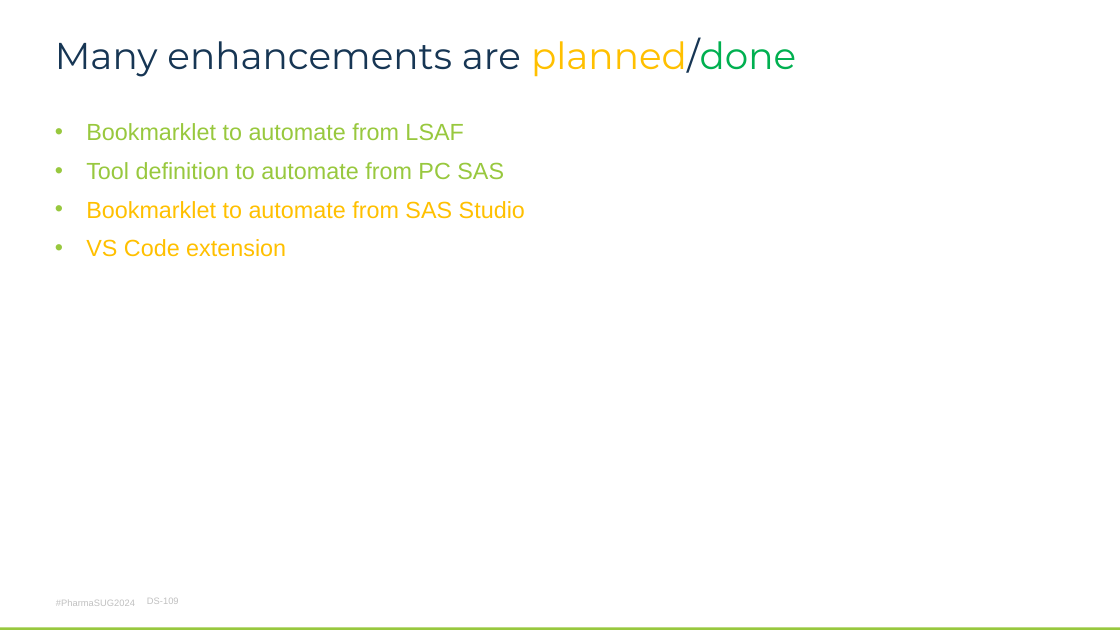
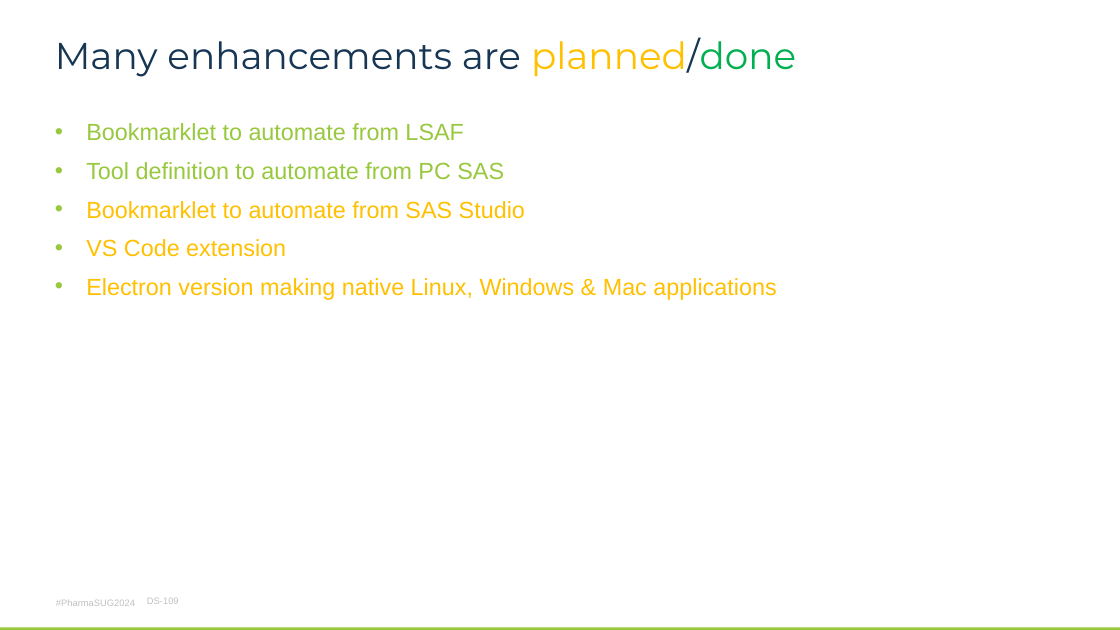
Before and after one commit to philipmason/Wood-Street-Consultants, a slide deck: slide 25 of Papers/2024/Pharmasug 2024/DS-109.pptx. Drawn at 1120x630 pixels with LibreOffice and Linux fonts; fonts in the diff are those of the drawing; background and template pictures are left out. Boxes give left, top, right and bottom in pixels: in the first picture for what was removed or moved away, otherwise in the second. Text is boxed around its words. In the diff, an @@ line names an element or a change of style, - is before the commit and + after.

```diff
--- a/Papers/2024/Pharmasug 2024/DS-109.pptx
+++ b/Papers/2024/Pharmasug 2024/DS-109.pptx
@@ text at box(86, 278, 776, 300): paragraph added @@
+• Electron version making native Linux, Windows & Mac applications
```
Also in this commit, not shown: 5 other files.
